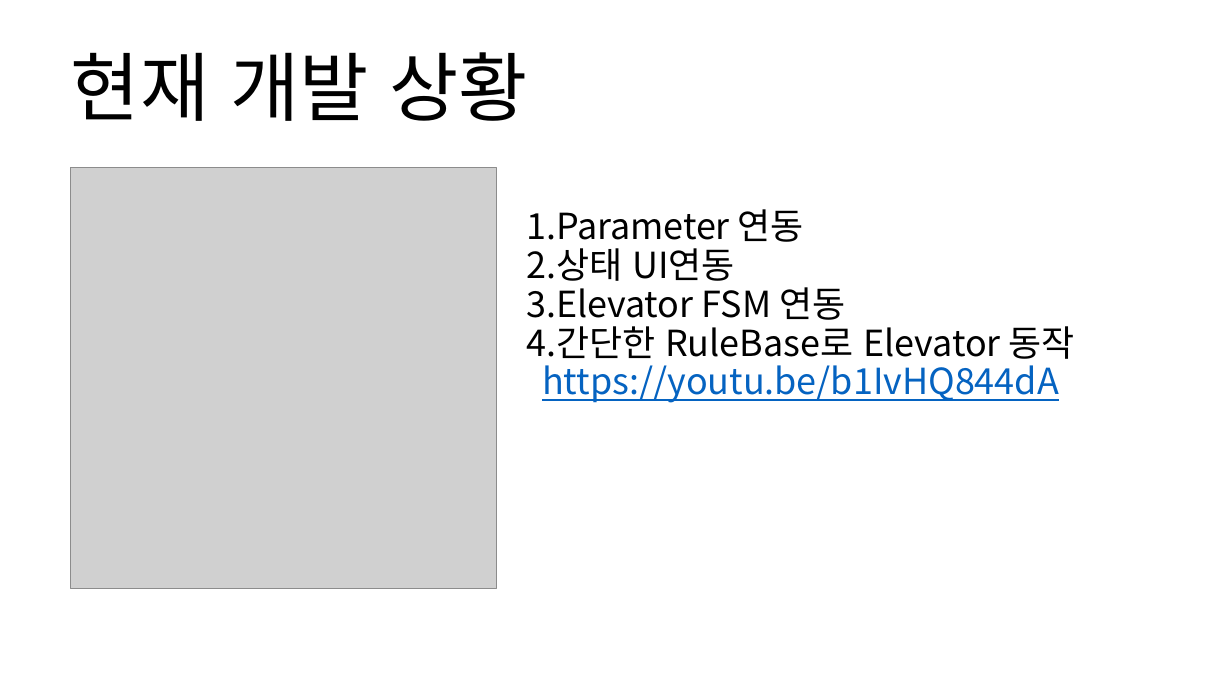
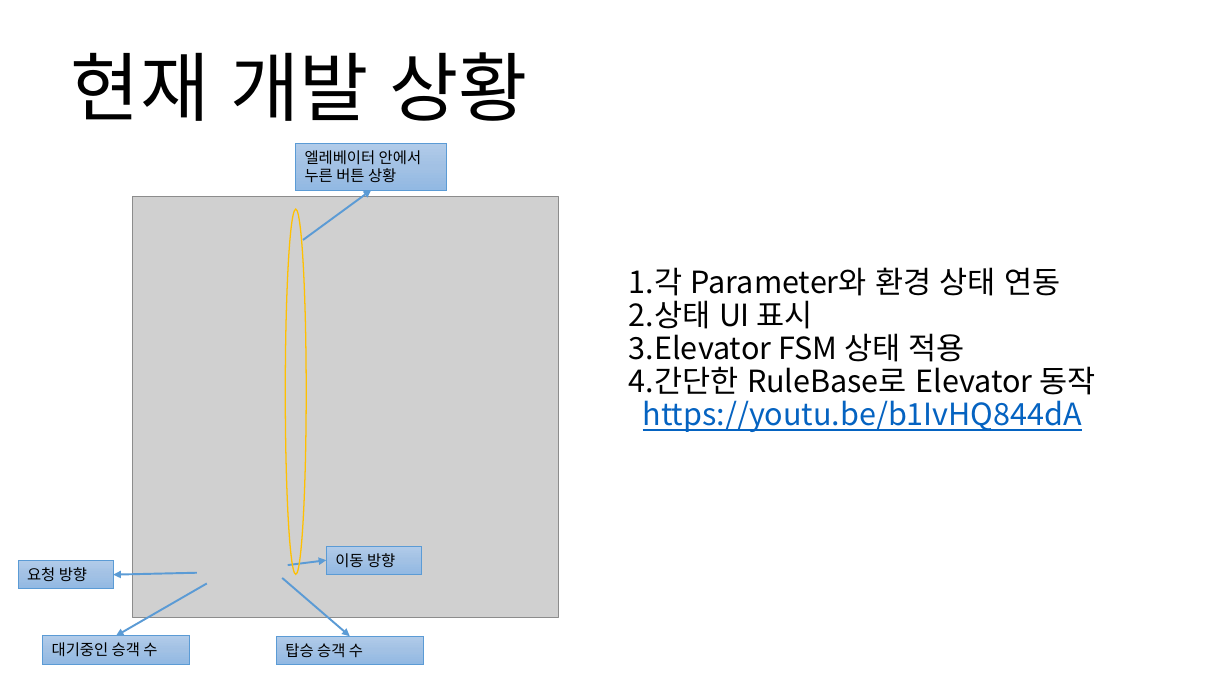
Before and after one commit to elevator-rl/elevator_env, a slide deck: slide 6 of Elevator환경.pptx. Drawn at 1232x693 pixels with LibreOffice and Linux fonts; fonts in the diff are those of the drawing; grey boxes stand for pictures. Boxes give left, top, right and bottom in pixels: in the first picture for what was removed or moved away, otherwise in the second. Text is boxed around its words. In the diff, an @@ line names an element or a change of style, - is before the commit and + after.

```diff
--- a/Elevator환경.pptx
+++ b/Elevator환경.pptx
@@ rectangle added at [296,143,447,190], fill gradient #B1CBE9 to #A3C1E5 to #93B9E4, outline #5B9BD5 0.5 pt, 12 pt, text #000000 @@
+엘레베이터 안에서 누른 버튼 상황
@@ picture: place and size @@
-picture at [70,167,496,589]
+picture at [132,196,558,617]
@@ ellipse added at [286,209,307,574], outline #FFC000 1 pt @@
@@ arrow added from (303, 240) to (372, 190), #5B9BD5 1.5 pt @@
@@ text "1.각 Parameter와 환경 상태 연동": place and size @@
-text "1.각 Parameter와 환경 상태 연동" at [526,209,1075,403]
+text "1.각 Parameter와 환경 상태 연동" at [629,267,1095,432]
@@ text at [629,267,1061,367]: text changed; size 28 to 23.8 pt @@
-1.Parameter 연동
-2.상태 UI연동
-3.Elevator FSM 연동
+1.각 Parameter와 환경 상태 연동
+2.상태 UI 표시
+3.Elevator FSM 상태 적용
@@ text at [629,361,1095,432]: size 28 to 23.8 pt in "4.간단한 RuleBase로 Elevator 동작", "https://youtu.be/b1IvHQ844dA" @@
@@ rectangle added at [18,561,114,589], fill gradient #B1CBE9 to #A3C1E5 to #93B9E4, outline #5B9BD5 0.5 pt, 12 pt, text #000000 @@
+요청 방향
@@ arrow added from (287, 566) to (326, 560), #5B9BD5 1.5 pt @@
@@ rectangle added at [326,546,421,574], fill gradient #B1CBE9 to #A3C1E5 to #93B9E4, outline #5B9BD5 0.5 pt, 12 pt, text #000000 @@
+이동 방향
@@ arrow added from (197, 573) to (114, 575), #5B9BD5 1.5 pt @@
@@ arrow added from (207, 583) to (116, 636), #5B9BD5 1.5 pt @@
@@ arrow added from (282, 578) to (350, 636), #5B9BD5 1.5 pt @@
@@ rectangle added at [43,636,189,664], fill gradient #B1CBE9 to #A3C1E5 to #93B9E4, outline #5B9BD5 0.5 pt, 12 pt, text #000000 @@
+대기중인 승객 수
@@ rectangle added at [276,636,423,664], fill gradient #B1CBE9 to #A3C1E5 to #93B9E4, outline #5B9BD5 0.5 pt, 12 pt, text #000000 @@
+탑승 승객 수
```
Also in this commit, not shown: 4 other slides changed.
